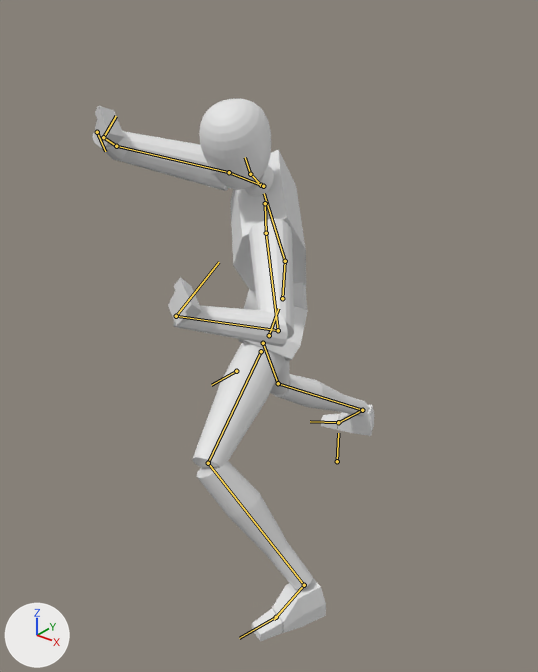
Renders of the glTF model resources/model/player/Player_Simple.gltf from each side of a commit.
Rendered twice from a 50 mm lens placed at (1.37, -2.17, 1.81), pointed at (-0.1, -0.33, 0.67). Lighting does not change. The marker at lower left points along +X, +Y and +Z. The older version comes first. Both versions are drawn at frame 14 of the action 'Gaurd'; the numbers are the values there. The bones that change, and the others that lie on the model, are drawn over the model as lines.

Objects in the first picture: 'Body'.
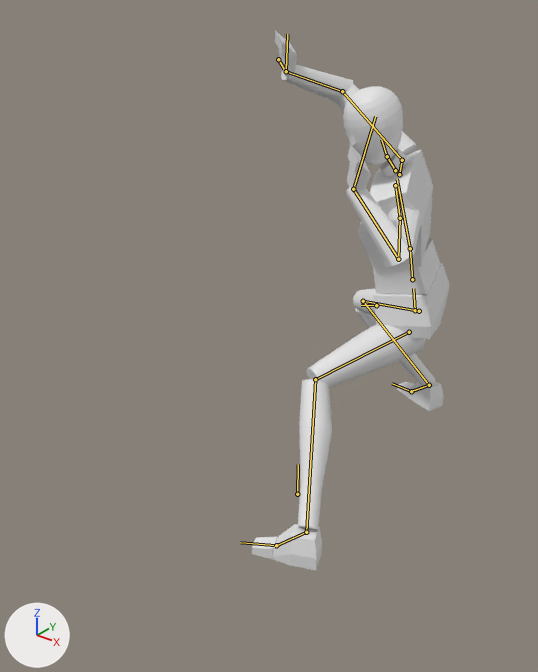
Changed parts and their boxes (x1, y1, x2, y2) in the pictures (538 x 672 px):
'Body', posed (30% narrower): before (93, 99, 375, 642); after (252, 31, 450, 571)
bone 'Root', root to tip: before (337, 461) to (338, 433); after (297, 494) to (298, 464)
bone 'Hips', root to tip: before (269, 335) to (278, 308); after (415, 310) to (413, 288)
bone 'UpperLeg.L', root to tip: before (261, 351) to (208, 463); after (409, 332) to (315, 379)
bone 'LowerLeg.L', root to tip: before (208, 463) to (304, 585); after (315, 379) to (306, 532)
bone 'Foot.L', root to tip: before (304, 585) to (276, 617); after (306, 532) to (276, 545)
bone 'UpperLeg.R', root to tip: before (263, 343) to (278, 383); after (419, 311) to (363, 301)
bone 'LowerLeg.R', root to tip: before (278, 383) to (362, 410); after (363, 301) to (429, 385)
bone 'Foot.R', root to tip: before (362, 410) to (338, 422); after (429, 385) to (411, 391)
bone 'LowerBody', root to tip: before (282, 298) to (285, 261); after (412, 279) to (410, 248)
bone 'UpperBody', root to tip: before (285, 261) to (264, 193); after (410, 248) to (397, 179)
bone 'Neck', root to tip: before (261, 185) to (250, 174); after (395, 170) to (387, 156)
bone 'Head', root to tip: before (250, 174) to (245, 157); after (387, 156) to (381, 139)
bone 'Shoulder.L', root to tip: before (265, 203) to (266, 233); after (395, 185) to (400, 218)
bone 'UpperArm.L', root to tip: before (266, 233) to (278, 330); after (400, 218) to (398, 259)
bone 'LowerArm.L', root to tip: before (278, 330) to (176, 316); after (398, 259) to (353, 189)
bone 'Hand.L', root to tip: before (176, 316) to (219, 262); after (353, 189) to (375, 116)
bone 'Shoulder.R', root to tip: before (263, 186) to (229, 172); after (399, 174) to (402, 160)
bone 'UpperArm.R', root to tip: before (229, 172) to (116, 146); after (402, 160) to (342, 91)
bone 'LowerArm.R', root to tip: before (116, 146) to (103, 137); after (342, 91) to (286, 71)
bone 'Hand.R', root to tip: before (103, 137) to (108, 128); after (286, 71) to (286, 56)

The edits, one by one:
Bone 'Root' (bone_root) moves from (0.0, 0.0, 0.0) to (0.001, 0.0, 0.275).
Bone 'Hips' (bone_hips) moves from (0.0, -0.333, 0.465) to (0.199, -0.406, -0.438).
Bone 'Hips' (bone_hips) turns from (-41, -50, 27) to (29, -73, -23) degrees about its own x, y and z.
Bone 'UpperLeg.L' (bone_upperleg_l) turns from (-3, -38, -37) to (-51, -32, -48) degrees about its own x, y and z.
Bone 'LowerLeg.L' (bone_lowerleg_l) turns from (64, 4, -6) to (46, 2, -5) degrees about its own x, y and z.
Bone 'Foot.L' (bone_foot_l) turns from (-15, 1, 38) to (1, -20, 49) degrees about its own x, y and z.
Bone 'UpperLeg.R' (bone_upperleg_r) turns from (18, -16, 58) to (-61, 31, 21) degrees about its own x, y and z.
Bone 'LowerLeg.R' (bone_lowerleg_r) turns from (26, -1, 3) to (82, -6, 7) degrees about its own x, y and z.
Bone 'Foot.R' (bone_foot_r) turns from (-39, 22, -42) to (-18, 15, -33) degrees about its own x, y and z.
Bone 'LowerBody' (bone_lowerbody) turns from (15, 5, -13) to (0, 0, 0) degrees about its own x, y and z.
Bone 'UpperBody' (bone_upperbody) turns from (17, 7, -24) to (3, 4, -6) degrees about its own x, y and z.
Bone 'Neck' (bone_neck) turns from (20, 31, -4) to (19, 18, -3) degrees about its own x, y and z.
Bone 'Head' (bone_head) turns from (-20, 6, -3) to (-16, 29, -1) degrees about its own x, y and z.
Bone 'Shoulder.L' (bone_shoulder_l) turns from (6, -10, 8) to (-14, 3, -24) degrees about its own x, y and z.
Bone 'UpperArm.L' (bone_upperarm_l) turns from (-2, 20, -16) to (-6, -39, 36) degrees about its own x, y and z.
Bone 'LowerArm.L' (bone_lowerarm_l) turns from (81, -30, 35) to (100, -41, 35) degrees about its own x, y and z.
Bone 'Hand.L' (bone_hand_l) turns from (-42, 40, 87) to (-68, 18, 21) degrees about its own x, y and z.
Bone 'Shoulder.R' (bone_shoulder_r) turns from (63, 8, -7) to (9, 2, -14) degrees about its own x, y and z.
Bone 'UpperArm.R' (bone_upperarm_r) turns from (24, 16, 13) to (43, 27, -17) degrees about its own x, y and z.
Bone 'LowerArm.R' (bone_lowerarm_r) turns from (74, 26, -34) to (52, 13, -27) degrees about its own x, y and z.
Bone 'Hand.R' (bone_hand_r) turns from (4, -27, -30) to (-34, 15, -66) degrees about its own x, y and z.
